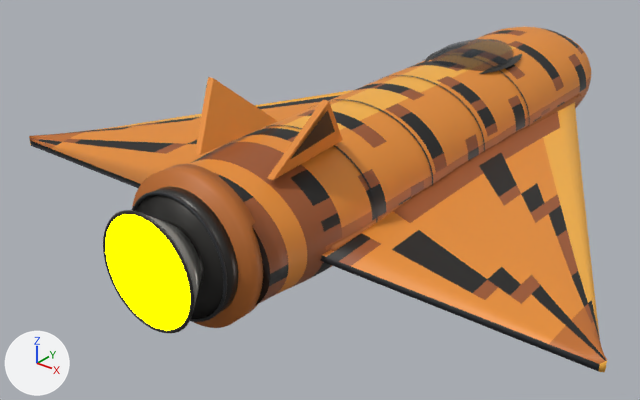
A saved change to the glTF model ThoriumGap_JS/models/Ship_TigerWing_7.glb.
Rendered twice from a 50 mm lens placed at (4.4, -7.21, 3.24), pointed at (-0.5, -1.08, -0.56). Lighting does not change. The marker at lower left points along +X, +Y and +Z. The picture after the commit comes second. Where no turn or scale is listed for an object, it has been applied to the vertices.

Before the edit, the objects in view are built like this:
```python
ob_enginebell_center_broadburnishednozzle = bpy.data.objects.new('EngineBell_Center_BroadBurnishedNozzle', me_enginebell_center_broadburnishednozzle_mesh)
ob_enginebell_center_broadburnishednozzle.location = (0.0, -3.549, 0.0)
ob_engineemitter = bpy.data.objects.new('EngineEmitter', me_engineemitter)
ob_engineemitter.location = (0.0, 0.0, 0.0)
ob_fuselage_organicellipsoidtaperedbody_bakedpaint = bpy.data.objects.new('Fuselage_OrganicEllipsoidTaperedBody_BakedPaint', me_fuselage_organicellipsoidtaperedbody_bakedpaint_mesh)
ob_fuselage_organicellipsoidtaperedbody_bakedpaint.location = (0.0, 0.0, 0.0)
# also in view: 'Wing_Right_LongDeltaAerofoil_BakedPaint' at (1.83, -0.29, -0.06); 'AftCollar_IntegratedSingleEngineBand' at (0.0, -3.19, 0.0); 'EngineBlock_AftDarkSingleEngineHousing' at (0.0, -3.33, 0.0); 'TailFin_Right_BakedTrimPatch' at (0.51, -2.33, 0.78); 'TailFin_Left_CantedStabilizer' at (-0.47, -2.33, 0.76)
```
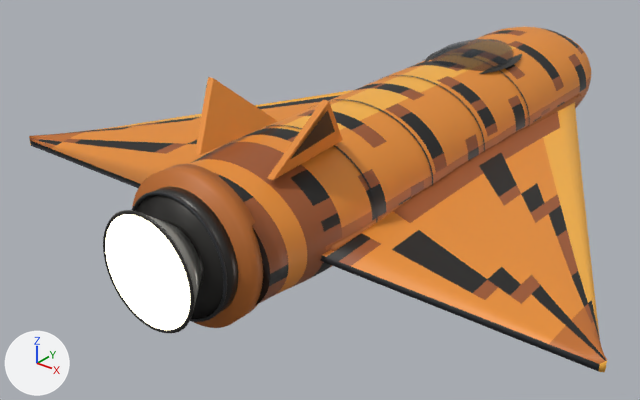
What differs and where, as boxes (x1, y1, x2, y2) in the pictures (640 x 400 px):
'EngineEmitter', recoloured (yellow to beige)
    both: (105, 214, 190, 330)

What changed in the scene script:
```text
Change mat_engineglow:
    mat_engineglow.emission_color: (1.0, 1.0, 0.0) -> (0.62, 0.57, 0.4)  # yellow #ffff00 -> beige #cec7aa
```
